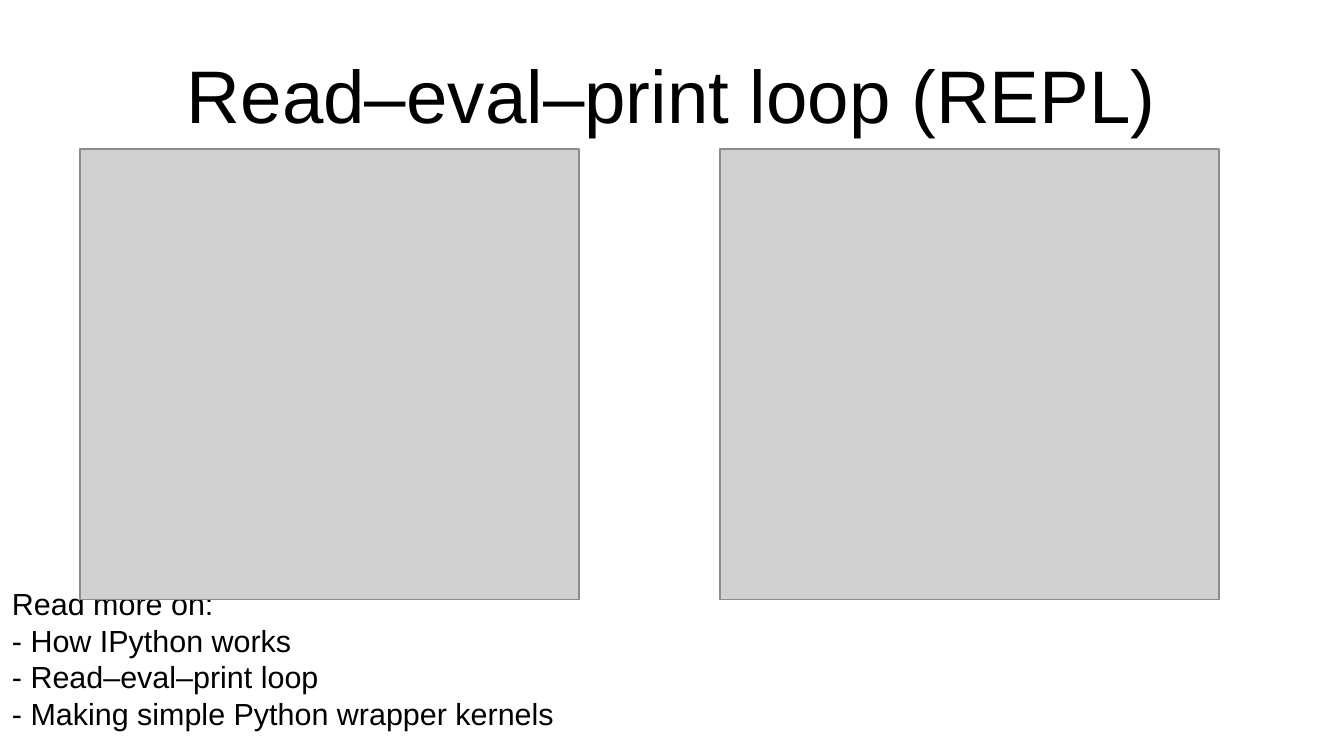
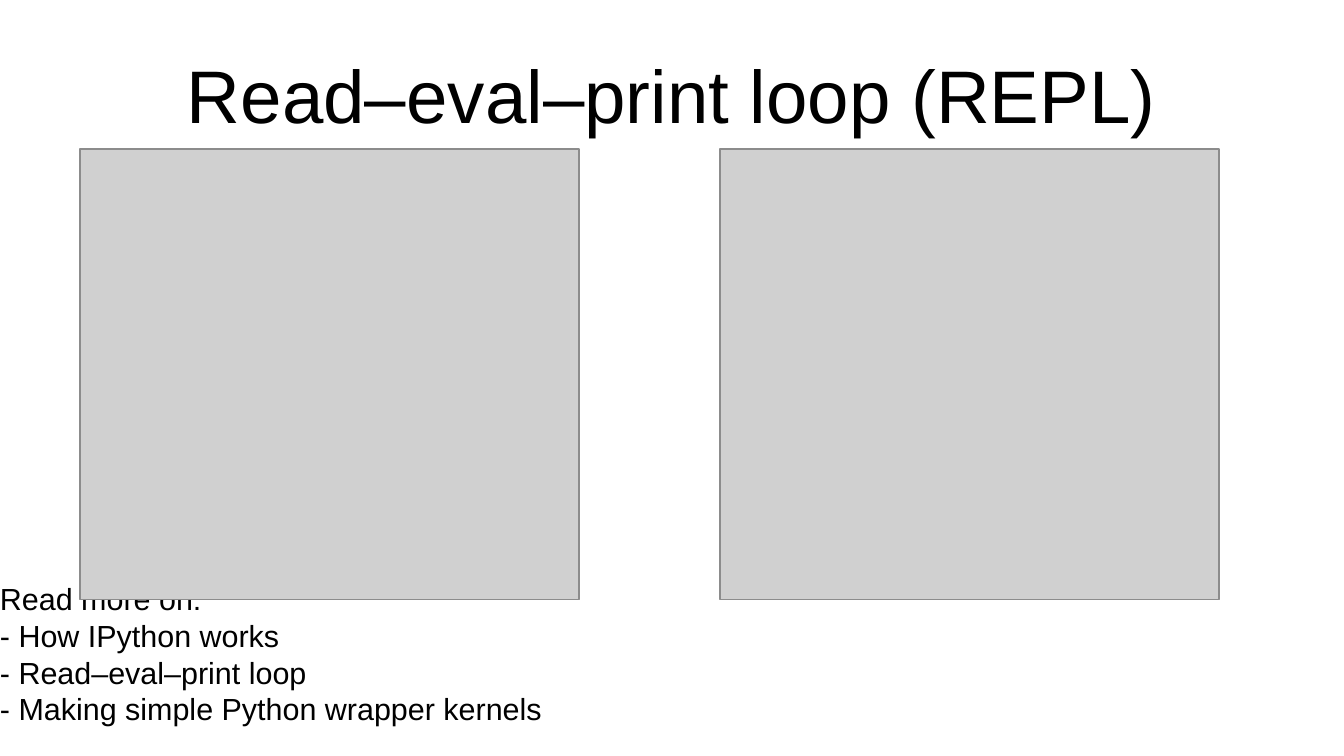
Before and after one commit to jeandet/PICo_Jupyter, a slide deck: slide 7 of PICoJupyter14042022Jeandet.odp. Drawn at 1344x756 pixels with LibreOffice and Linux fonts; fonts in the diff are those of the drawing; grey boxes stand for pictures. Boxes give left, top, right and bottom in pixels: in the first picture for what was removed or moved away, otherwise in the second. Text is boxed around its words. In the diff, an @@ line names an element or a change of style, - is before the commit and + after.

```diff
--- a/PICoJupyter14042022Jeandet.odp
+++ b/PICoJupyter14042022Jeandet.odp
@@ text "Read more on:": place and size @@
-text "Read more on:" at <box>12,591,553,731</box>
+text "Read more on:" at <box>0,588,541,726</box>
```
Also in this commit, not shown: 6 other slides changed, 7 slides added.
